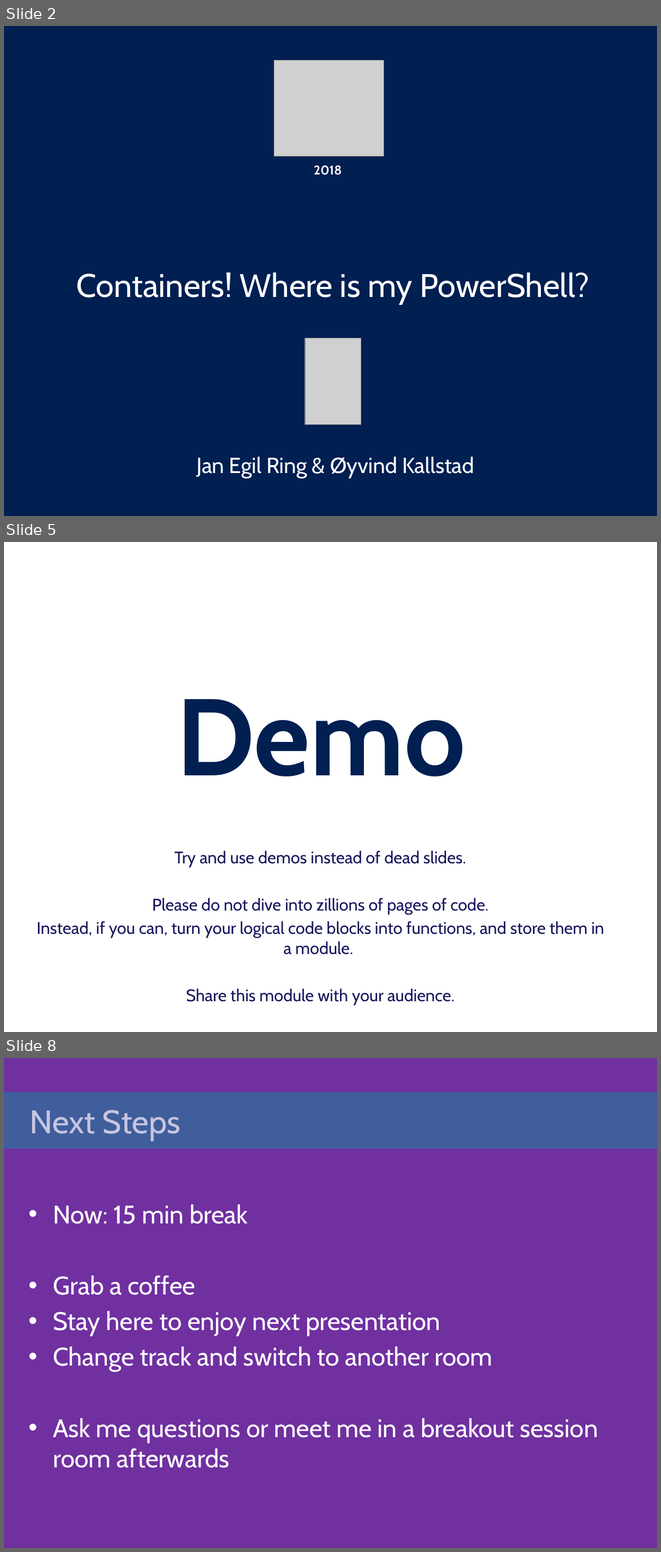
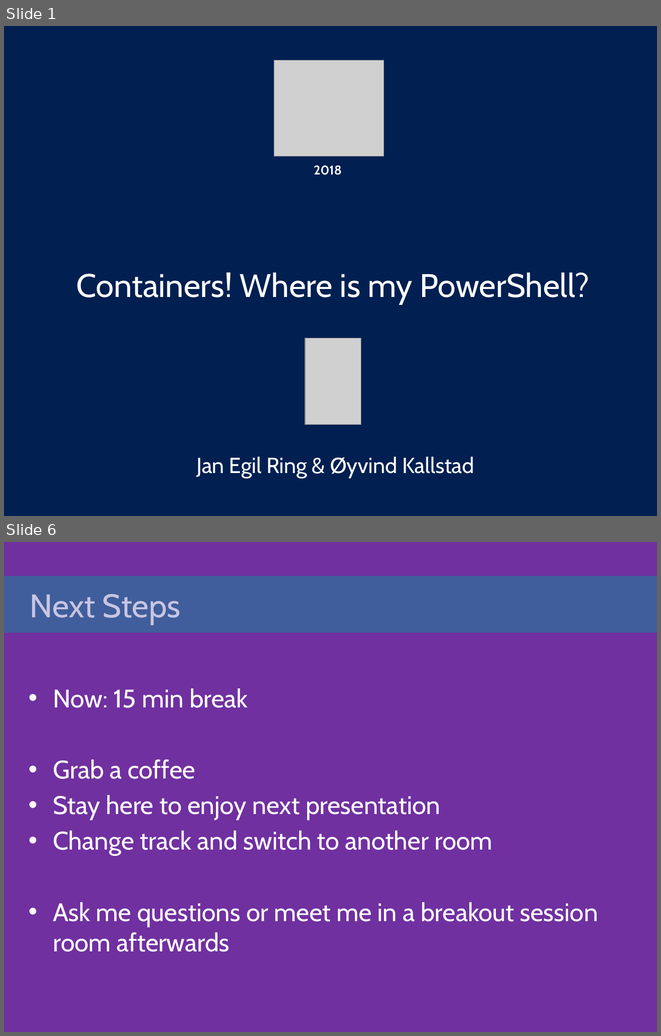
Before and after one commit to gravejester/psconfeu2018-shared, a slide deck: presentation/Jan Egil Ring & Øyvind Kallstad - Containers - Where is my PowerShell.pptx. Shown one above the other, each under a label of ours: slides 2, 5 and 8 before the commit, slides 1 and 6 after it; the slides between them are not shown. The pictures are 661x1552 and 661x1036 pixels, drawn with LibreOffice and Linux fonts; fonts in the diff are those of the drawing; grey boxes stand for pictures; background and template pictures are left out. Boxes give left, top, right and bottom in pixels: in the first picture for what was removed or moved away, otherwise in the second. Text is boxed around its words. In the diff, an @@ line names an element or a change of style, - is before the commit and + after.

```diff
--- a/presentation/Jan Egil Ring & Øyvind Kallstad - Containers - Where is my PowerShell.pptx
+++ b/presentation/Jan Egil Ring & Øyvind Kallstad - Containers - Where is my PowerShell.pptx
@@ slide 5 removed at (4, 542, 657, 1032), background #FFFFFF @@
@@ title removed at (176, 699, 466, 776) @@
-Demo
@@ text removed at (37, 850, 604, 1005) @@
-Try and use demos instead of dead slides.
-Please do not dive into zillions of pages of code.
-Instead, if you can, turn your logical code blocks into functions, and store them in a module.
-Share this module with your audience.
@@ what was slide 2 is now slide 1 @@
@@ what was slide 8 is now slide 6 @@
```
Also in this commit, not shown: 1 slide changed, 3 slides added, 5 other slides removed, 1 other file.
